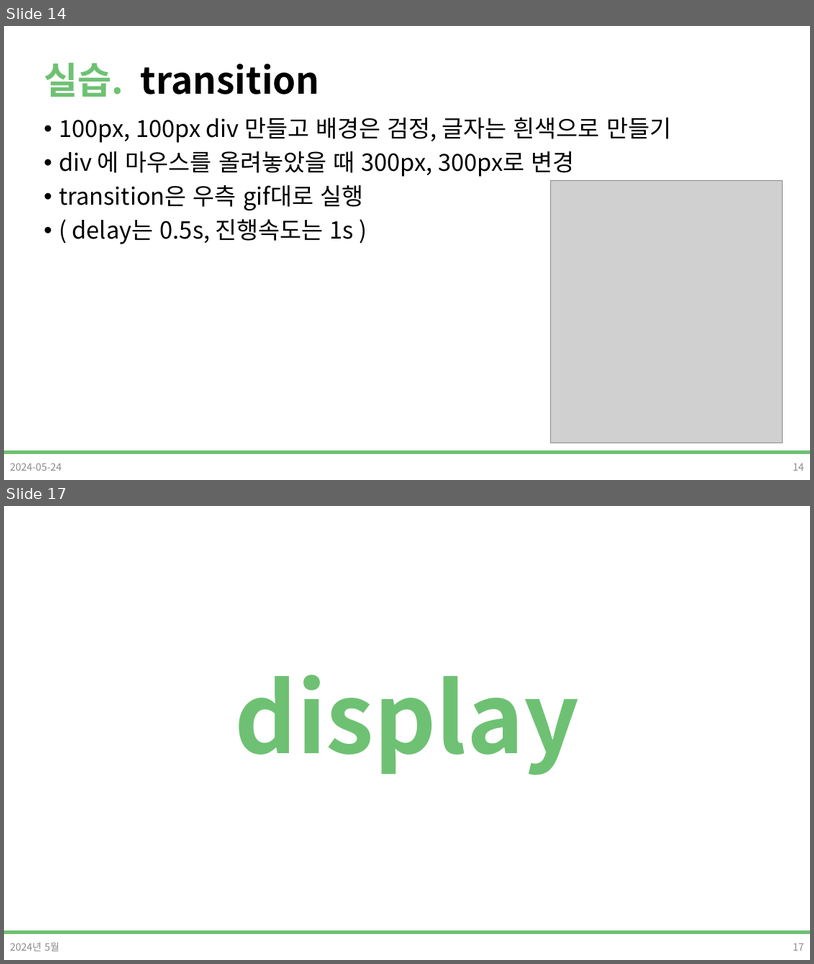
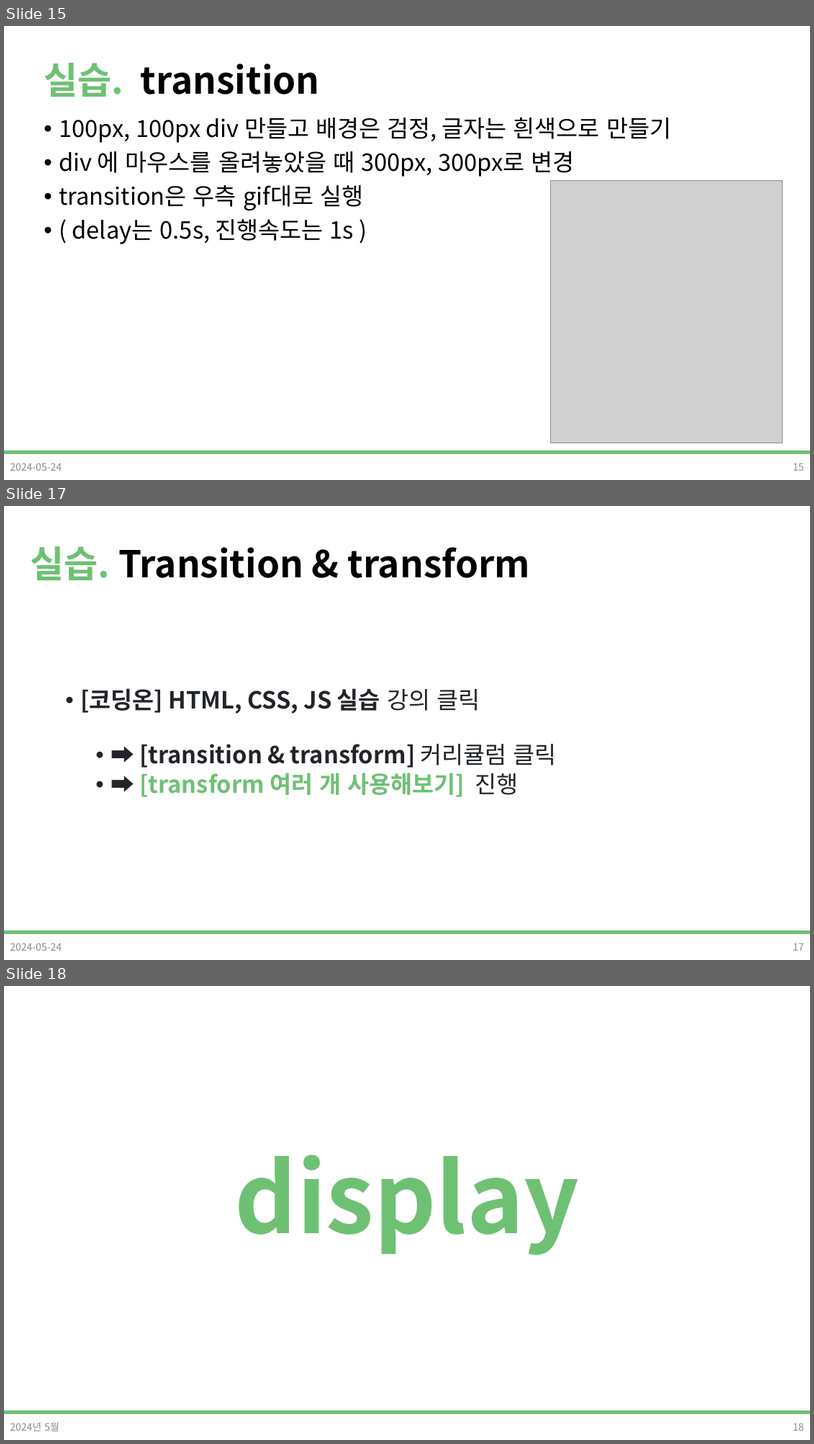
Before and after one commit to DevDamon0527/SeSAC_Yeongdeungpo_Campus_6th, a slide deck: material/[SeSAC_YDP_6] 03_CSS_3.pptx. Shown one above the other, each under a label of ours: slides 14 and 17 before the commit, slides 15, 17 and 18 after it; the slides between them are not shown. The pictures are 814x964 and 814x1444 pixels, drawn with LibreOffice and Linux fonts; fonts in the diff are those of the drawing; grey boxes stand for pictures; background and template pictures are left out. Boxes give left, top, right and bottom in pixels: in the first picture for what was removed or moved away, otherwise in the second. Text is boxed around its words. In the diff, an @@ line names an element or a change of style, - is before the commit and + after.

```diff
--- a/material/[SeSAC_YDP_6] 03_CSS_3.pptx
+++ b/material/[SeSAC_YDP_6] 03_CSS_3.pptx
@@ slide 17 added at bbox=[4, 506, 810, 960], background #FFFFFF; not listed: 1 template element that a slide beside it also shows @@
@@ title added at bbox=[30, 546, 531, 580], 44 pt, text #000000, bold @@
+실습. Transition & transform
@@ text added at bbox=[80, 688, 557, 797], 28 pt, text #212529, bold @@
+• [코딩온] HTML, CSS, JS 실습 강의 클릭
+  • ➡ [transition & transform] 커리큘럼 클릭
+  • ➡ [transform 여러 개 사용해보기] 진행
@@ text added at bbox=[10, 942, 62, 950], 12 pt, text #8C8C8C @@
+2024-05-24
@@ page number added at bbox=[793, 943, 805, 950], 12 pt, text #8C8C8C @@
+17
@@ what was slide 14 is now slide 15 @@
@@ page number at bbox=[793, 463, 805, 470]: text changed @@
-14
+15
@@ what was slide 17 is now slide 18 @@
@@ page number at bbox=[793, 1422, 805, 1430]: text changed @@
-17
+18
```
Also in this commit, not shown: 3 slides changed, 5 other slides added, 3 slides removed, 6 other files.
